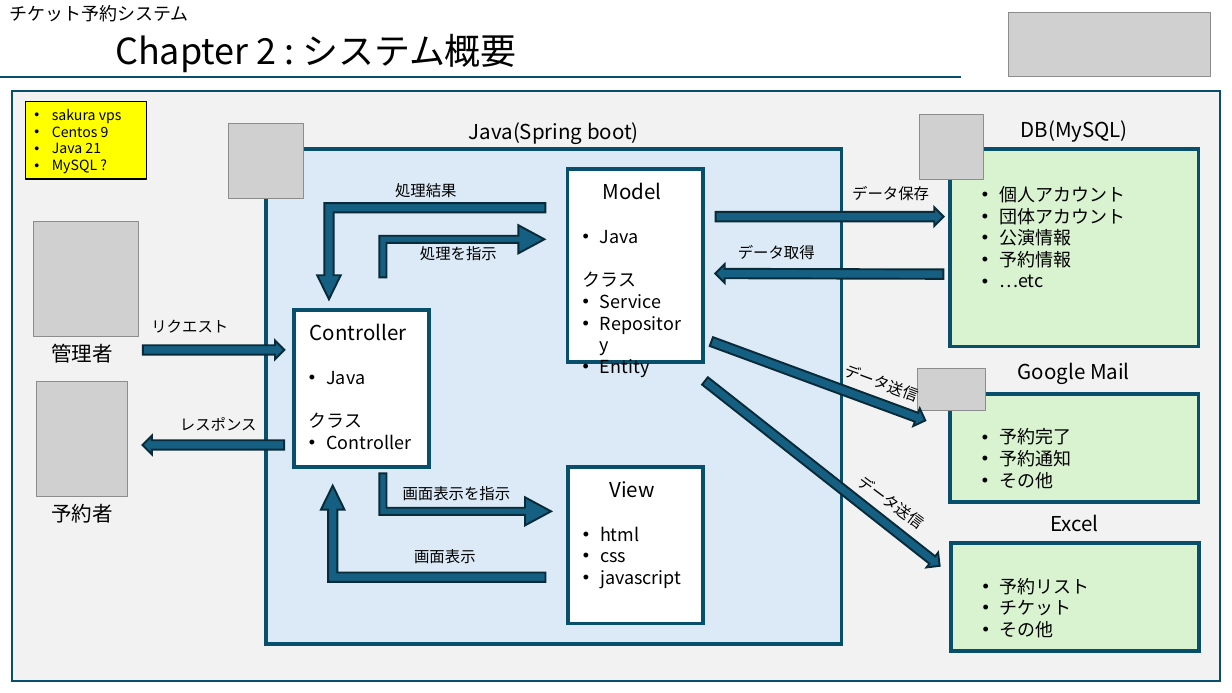
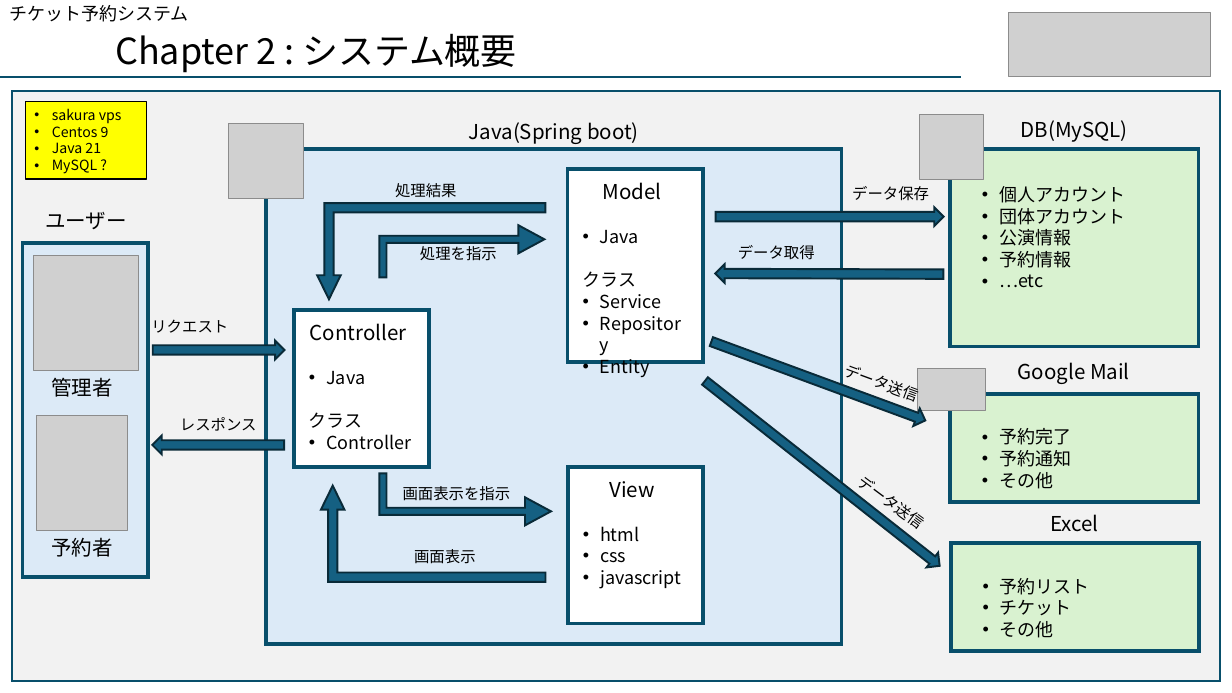
Before and after one commit to aokib7605/resat_sql, a slide deck: slide 8 of りざっと案件_仕様概要書.pptx. Drawn at 1232x693 pixels with LibreOffice and Linux fonts; fonts in the diff are those of the drawing; grey boxes stand for pictures. Boxes give left, top, right and bottom in pixels: in the first picture for what was removed or moved away, otherwise in the second. Text is boxed around its words. In the diff, an @@ line names an element or a change of style, - is before the commit and + after.

```diff
--- a/りざっと案件_仕様概要書.pptx
+++ b/りざっと案件_仕様概要書.pptx
@@ text added at box(45, 212, 126, 229), 16 pt, text #000000 @@
+ユーザー
@@ rectangle added at box(22, 243, 148, 577), fill #DCEAF7, outline #084F6A 3 pt @@
@@ right arrow: place and size @@
-right arrow at box(143, 341, 285, 360)
+right arrow at box(152, 341, 285, 360)
@@ right arrow: place and size @@
-right arrow at box(142, 435, 284, 454)
+right arrow at box(152, 435, 285, 454)
@@ 2 pictures, 2 texts: place and size @@
-2 pictures, 2 texts at box(33, 222, 139, 523)
+2 pictures, 2 texts at box(33, 256, 139, 557)
```
Also in this commit, not shown: 1 other slide changed, 1 other file.
